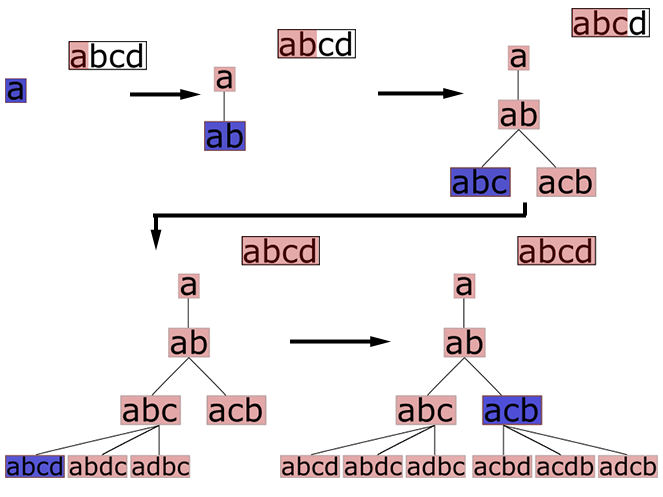
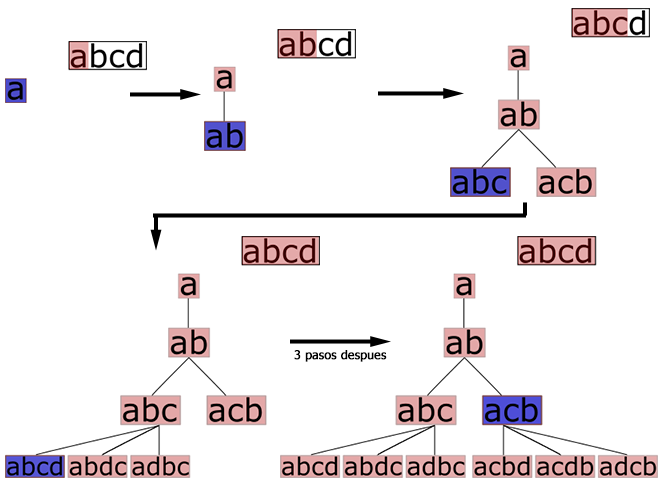
The second w=663, h=497 image is a revision of the first. Changes to its layers:
added layer "3 pasos despues" above "tree-example-07" over [294, 350, 387, 362]
